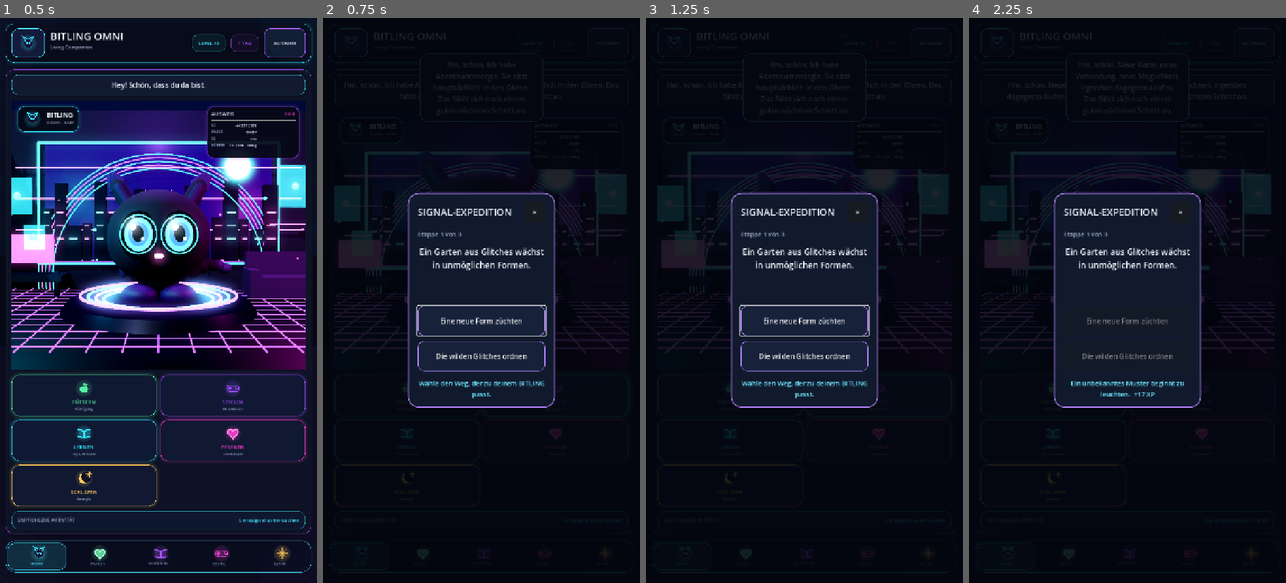
Above: before the commit, frames 1-4 (left to right).
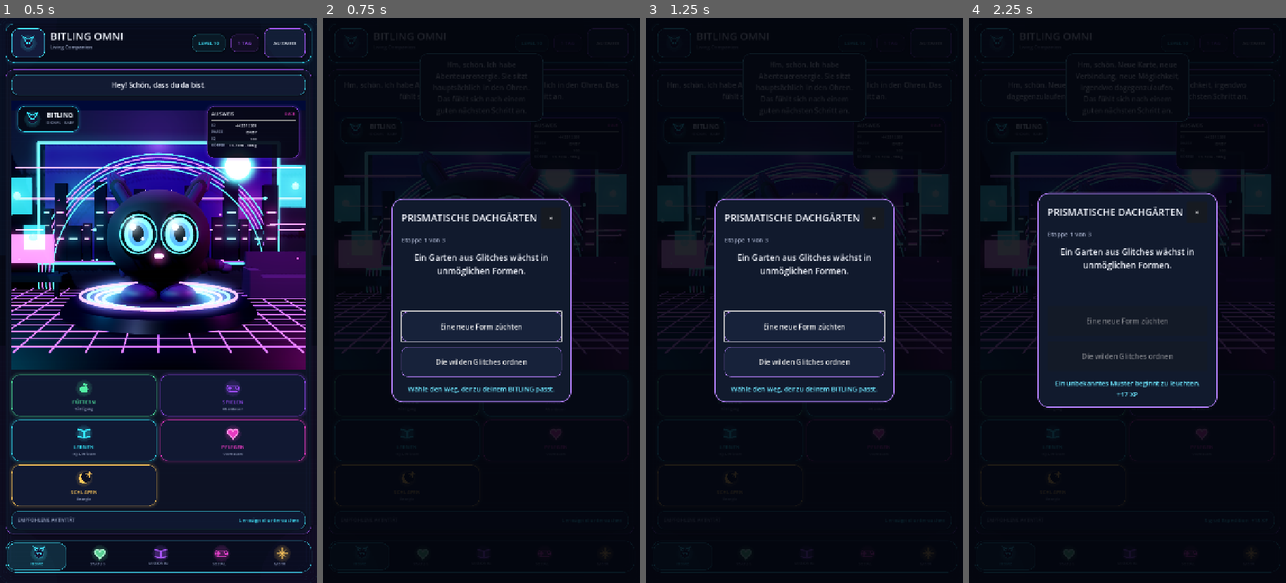
Above: after the commit, the same moments.

Repository: Cyberpunk2088/Bitling
Game: Godot game, scene res://main.tscn
The game is run twice, just before and just after one commit, with the same random seed, the same clock (stepped at 60 frames per second) and the same inputs.
Inputs (mouse positions are in pixels of both pictures, inside the frame that each line leads up to):
- Up to frame 1 (0.5 s): no input
- Up to frame 2 (0.75 s): click (554, 396) at 0.5 s
- Up to frame 3 (1.25 s): no input
- Up to frame 4 (2.25 s): click "Eine neue Form züchten" at 1.25 s; click (1200, 396) at 2 s

Frame 1 is identical in both runs. In frame 2, 7.7% of the frame differs, in the area x 21-79%, y 30-69%; in frame 3, 7.7%; in frame 4, 4.7%.

Commit message:
feat: connect roof-garden expedition to Legendary Slice

Diff:
--- a/scripts/ui/exploration_overlay.gd
+++ b/scripts/ui/exploration_overlay.gd
@@ -1,6 +1,7 @@
 extends CanvasLayer
 
 ## Three-stage choice expedition opened by the SPIELEN interaction.
+## Completion also advances the Legendary Slice roof-garden story beat.
 
 const COLOR_BACKDROP := Color(0.01, 0.02, 0.05, 0.88)
 const COLOR_PANEL := Color("111a2d")
@@ -42,7 +43,7 @@
 	var header := HBoxContainer.new()
 	column.add_child(header)
 	var title := Label.new()
-	title.text = "SIGNAL-EXPEDITION"
+	title.text = "PRISMATISCHE DACHGÄRTEN"
 	title.add_theme_color_override("font_color", COLOR_TEXT)
 	title.add_theme_font_size_override("font_size", 22)
 	header.add_child(title)
@@ -136,11 +137,24 @@
 	await get_tree().create_timer(1.5).timeout
 	if bool(result.get("completed", false)):
 		var summary: Dictionary = result.get("summary", {})
-		feedback_label.text = "Expedition abgeschlossen • %d XP gesammelt" % int(summary.get("total_xp", 0))
+		feedback_label.text = "Dachgärten erkundet • %d XP gesammelt" % int(summary.get("total_xp", 0))
+		_record_legendary_completion(summary)
 		await get_tree().create_timer(1.2).timeout
 		_close()
 	else:
 		_show_stage(result.get("next_stage", {}))
+
+func _record_legendary_completion(summary: Dictionary) -> void:
+	var director := get_node_or_null("/root/LegendarySlice")
+	if director == null or not director.has_method("record_activity"):
+		return
+	var score := clampf(float(summary.get("total_xp", 0)) / 55.0, 0.55, 1.0)
+	director.record_activity("prism_rooftops", {
+		"accepted": true,
+		"success": true,
+		"score": score,
+		"xp": int(summary.get("total_xp", 0))
+	})
 
 func _on_interaction_completed(interaction_id: String, _tags: Array[String]) -> void:
 	if interaction_id == "play":
